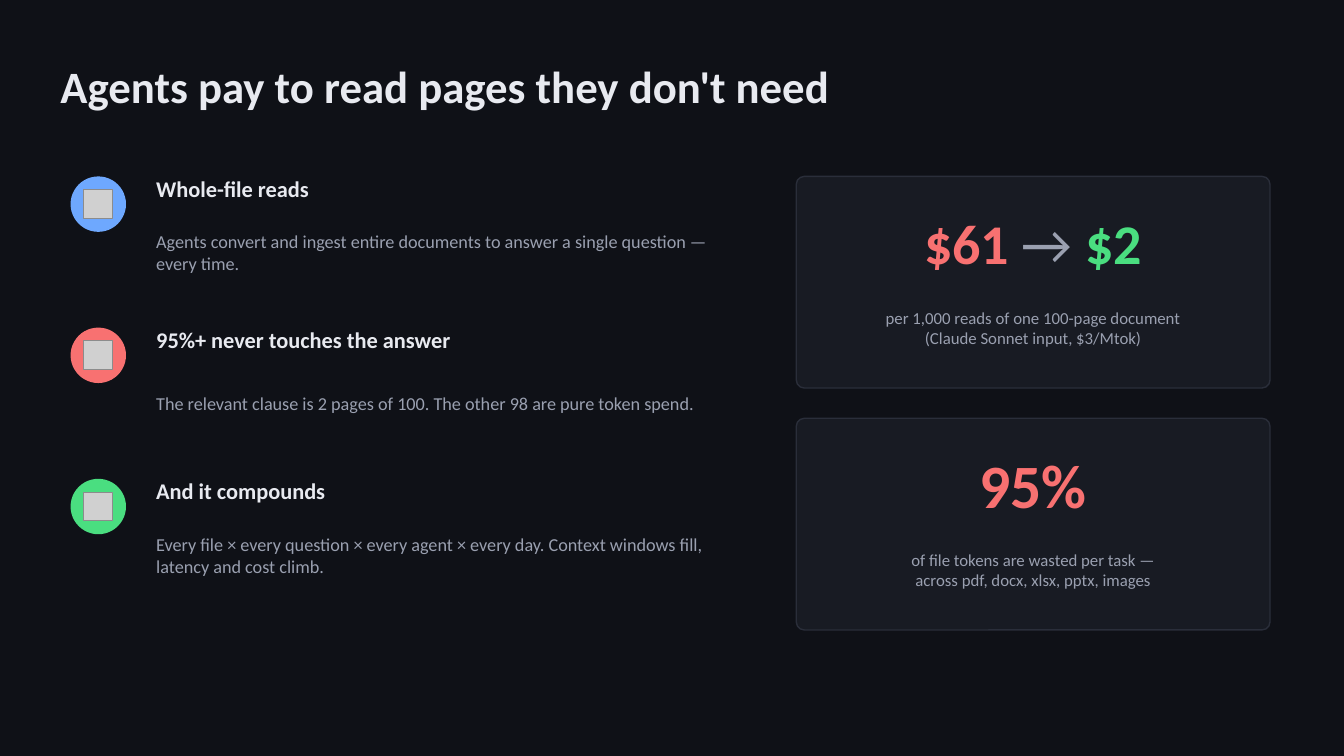
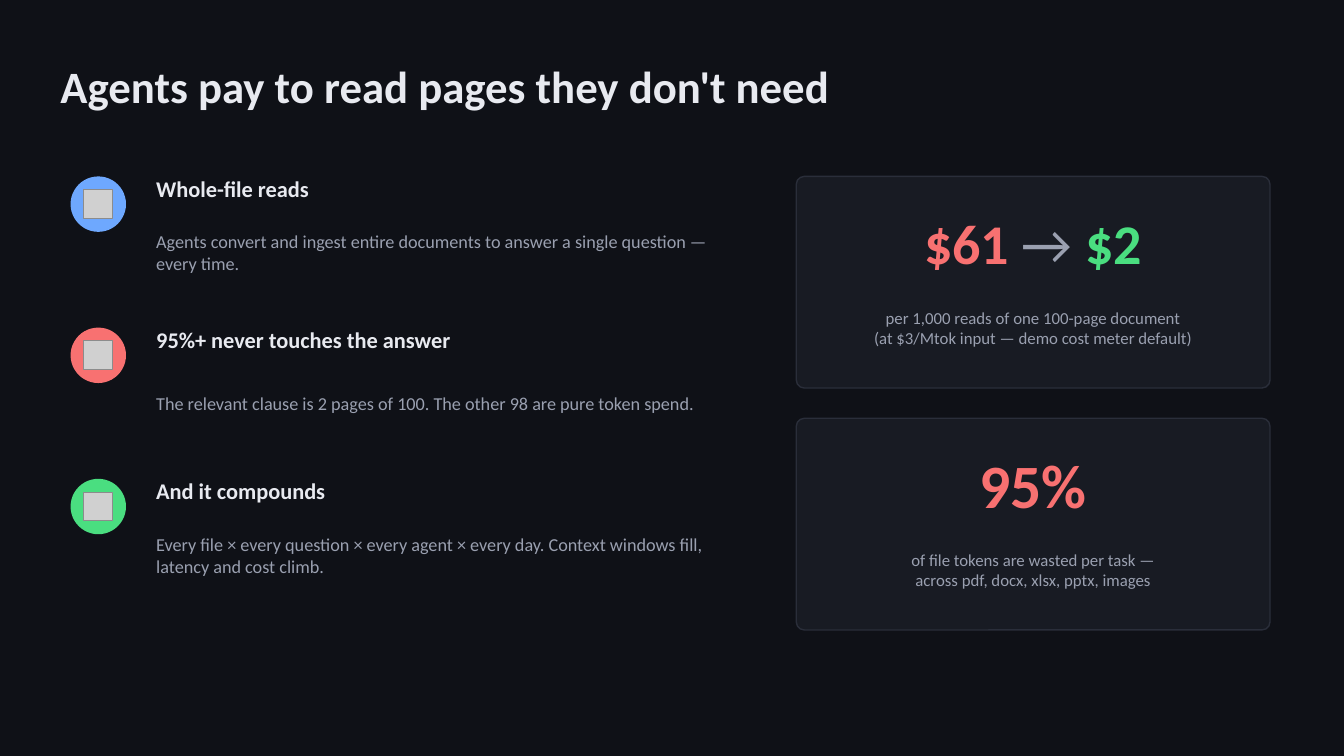
Before and after one commit to shenba1712/context-compiler, a slide deck: slide 2 of pitch/context-compiler-pitch.pptx. Drawn at 1344x756 pixels with LibreOffice and Linux fonts; fonts in the diff are those of the drawing; grey boxes stand for pictures. Boxes give left, top, right and bottom in pixels: in the first picture for what was removed or moved away, otherwise in the second. Text is boxed around its words. In the diff, an @@ line names an element or a change of style, - is before the commit and + after.

```diff
--- a/pitch/context-compiler-pitch.pptx
+++ b/pitch/context-compiler-pitch.pptx
@@ text at (874, 332, 1191, 347): text changed @@
-(Claude Sonnet input, $3/Mtok)
+(at $3/Mtok input — demo cost meter default)
```
Also in this commit, not shown: 4 other slides changed, 3 other files.
